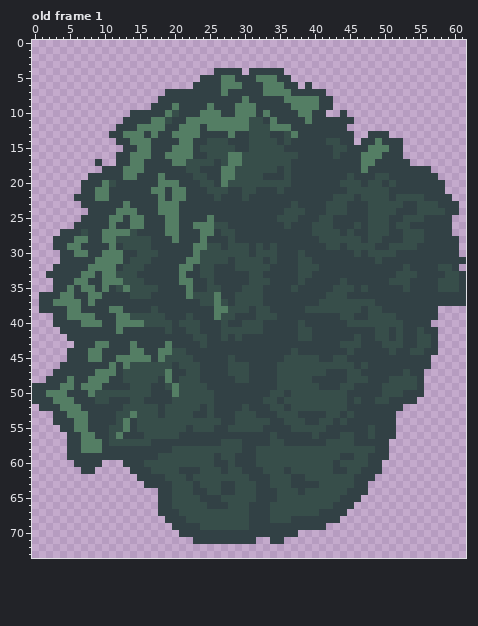
Edited in one commit: pixel-art file (resources/asesprite/Tree Oak Render.aseprite). Above is the file before it was changed.
62x74 pixels, 7 frames. Shown: old frame 1. The commit also changed other frames, which this record leaves out.
Now the later version:
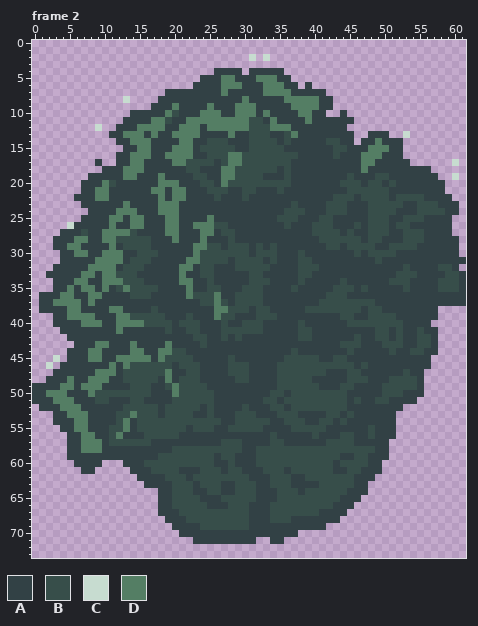
Palette (. is transparent): A #324145  B #374e4a  C #c7dcd0  D #547e64
A new or re-ordered frame is compared with the old frame closest to it.
Changes in this commit:
layer "Rain" added
frames re-ordered
Changed rows in their new state; - is an unchanged pixel.
Frame 2 against old frame 1, layer "Rain":
first column x 31:
 2 C-C
first column x 13:
 8 C
first column x 9:
12 C--------------------------------------------
13 --------------------------------------------C
first column x 60:
17 C
19 C
first column x 5:
26 C
first column x 2:
45 -C
46 C-
